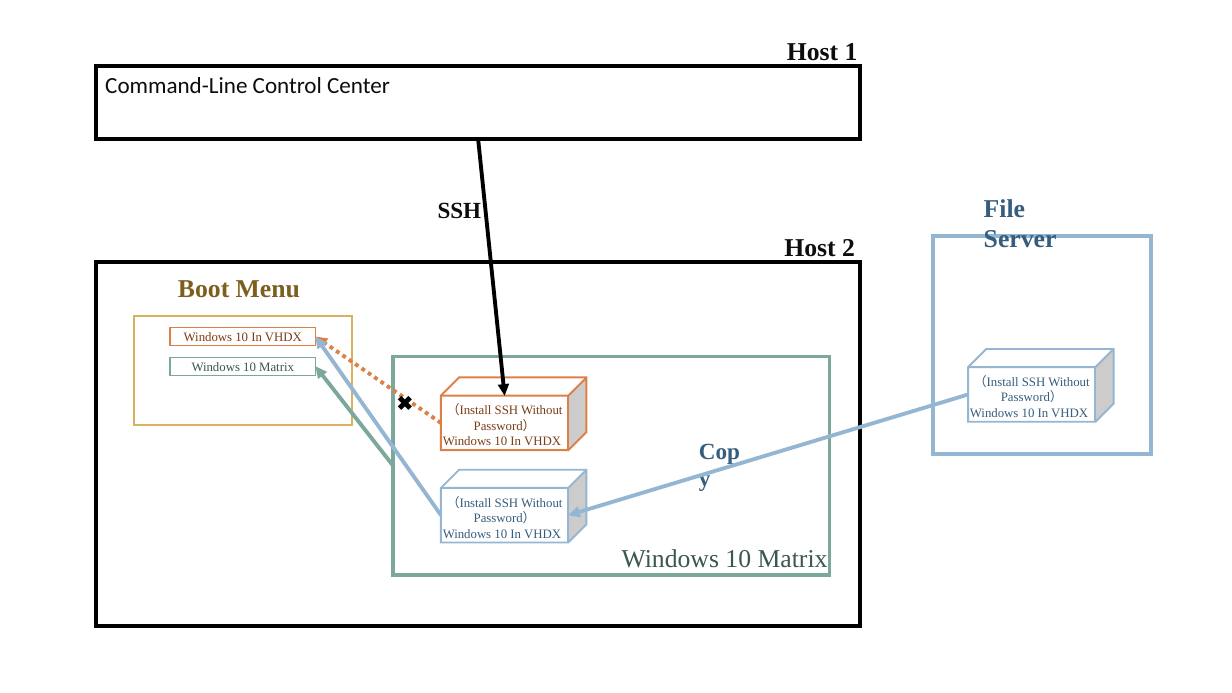
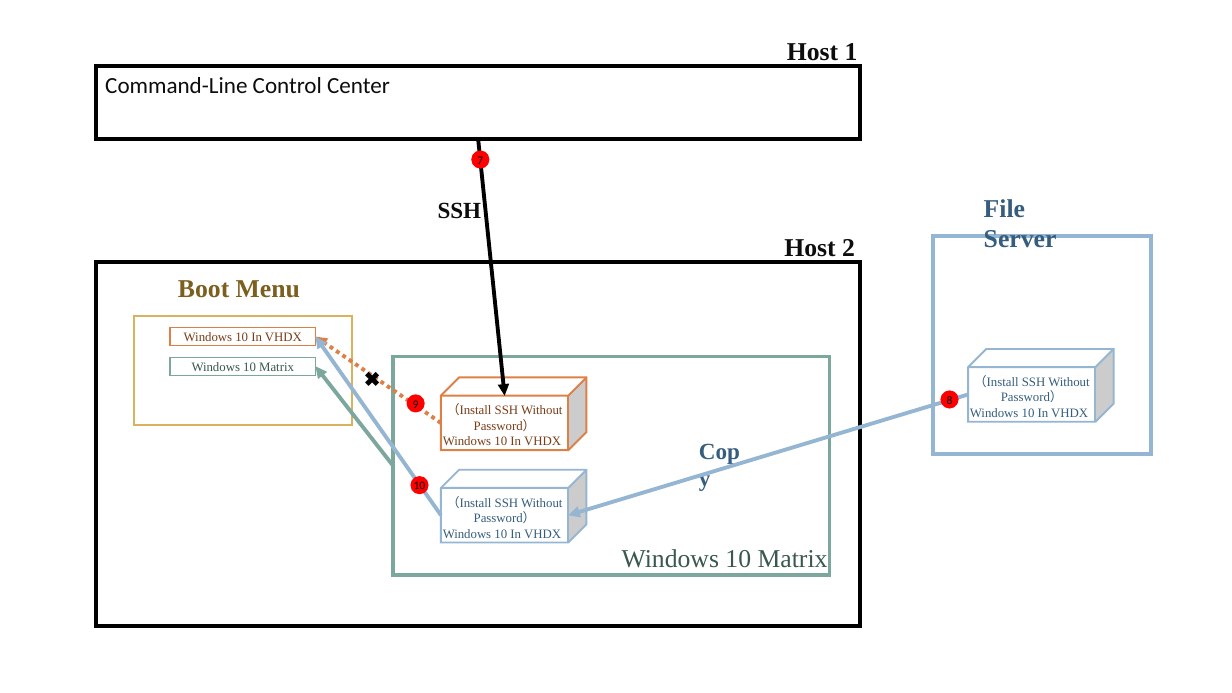
Before and after one commit to oneleo/diy-mass-deployment, a slide deck: slide 2 of images/images.pptx. Drawn at 1232x693 pixels with LibreOffice and Linux fonts; fonts in the diff are those of the drawing. Boxes give left, top, right and bottom in pixels: in the first picture for what was removed or moved away, otherwise in the second. Text is boxed around its words. In the diff, an @@ line names an element or a change of style, - is before the commit and + after.

```diff
--- a/images/images.pptx
+++ b/images/images.pptx
@@ ellipse added at box(471, 151, 490, 169), fill #FF0000, 9 pt, text #000000 @@
+7
@@ text "✖": place and size @@
-text "✖" at box(388, 385, 435, 420)
+text "✖" at box(355, 361, 402, 396)
@@ ellipse added at box(407, 395, 425, 413), fill #FF0000, 9 pt, text #000000 @@
+9
@@ ellipse added at box(941, 391, 959, 409), fill #FF0000, 9 pt, text #000000 @@
+8
@@ ellipse added at box(410, 476, 429, 494), fill #FF0000, 9 pt, text #000000 @@
+10
```
Also in this commit, not shown: 1 other slide changed, 2 other files.
